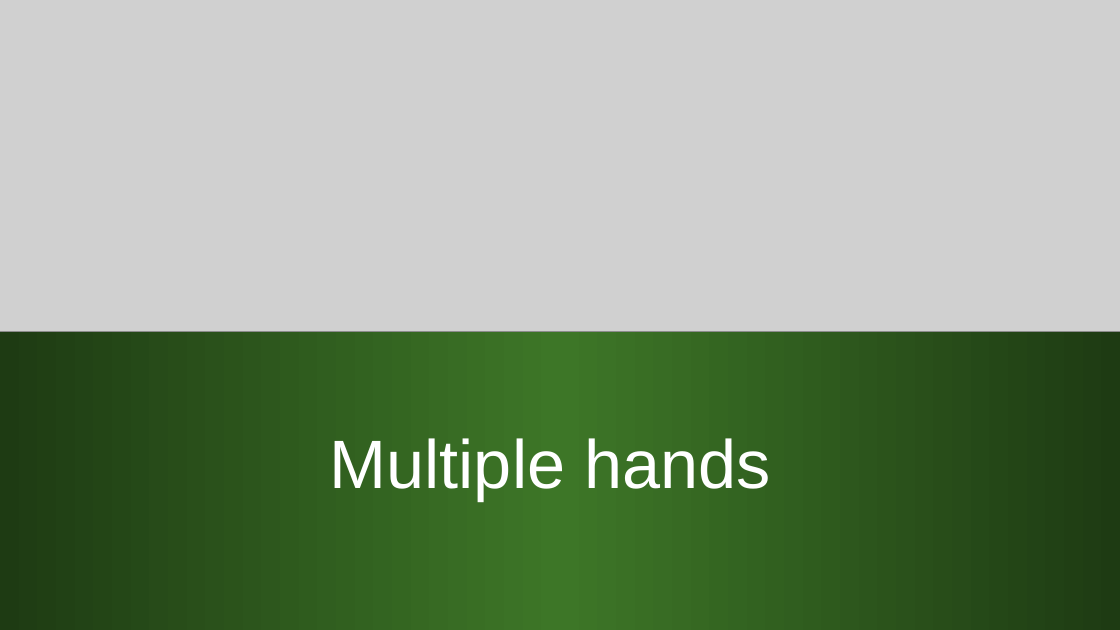
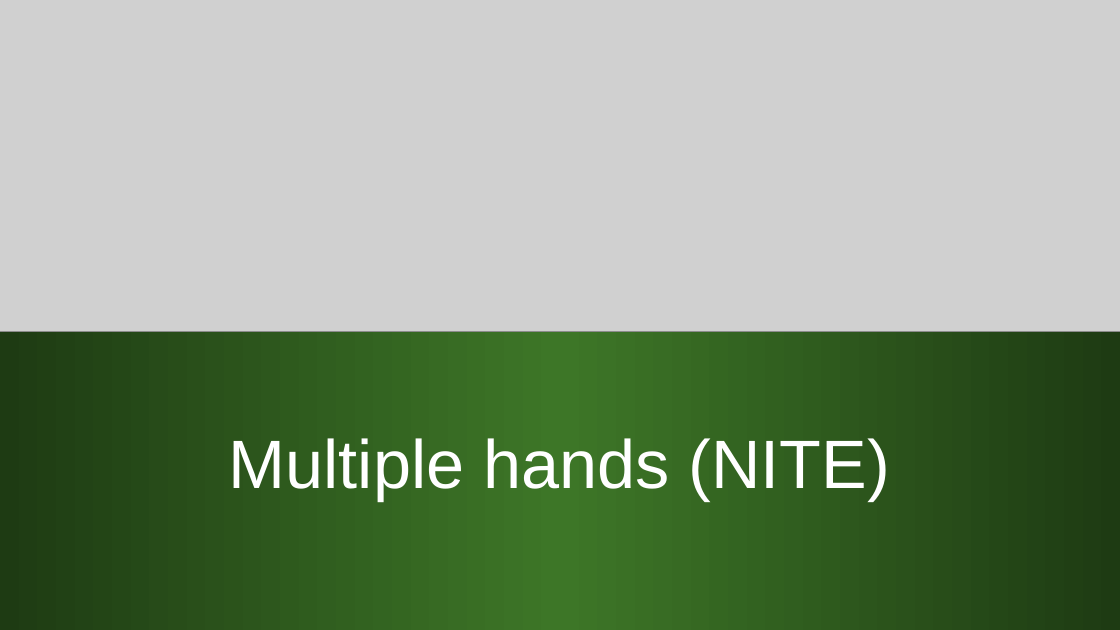
Before and after one commit to kindohm/kinect-nite-dev, a slide deck: slide 16 of slides/KinectDev.pptx (slide 14 before the commit). Drawn at 1120x630 pixels with LibreOffice and Linux fonts; fonts in the diff are those of the drawing; grey boxes stand for pictures. Boxes give left, top, right and bottom in pixels: in the first picture for what was removed or moved away, otherwise in the second. Text is boxed around its words. In the diff, an @@ line names an element or a change of style, - is before the commit and + after.

```diff
--- a/slides/KinectDev.pptx
+++ b/slides/KinectDev.pptx
@@ text at [229,438,890,500]: text changed @@
-Multiple hands
+Multiple hands (NITE)
```
Also in this commit, not shown: 6 other slides changed, 4 slides added, 1 other file.
